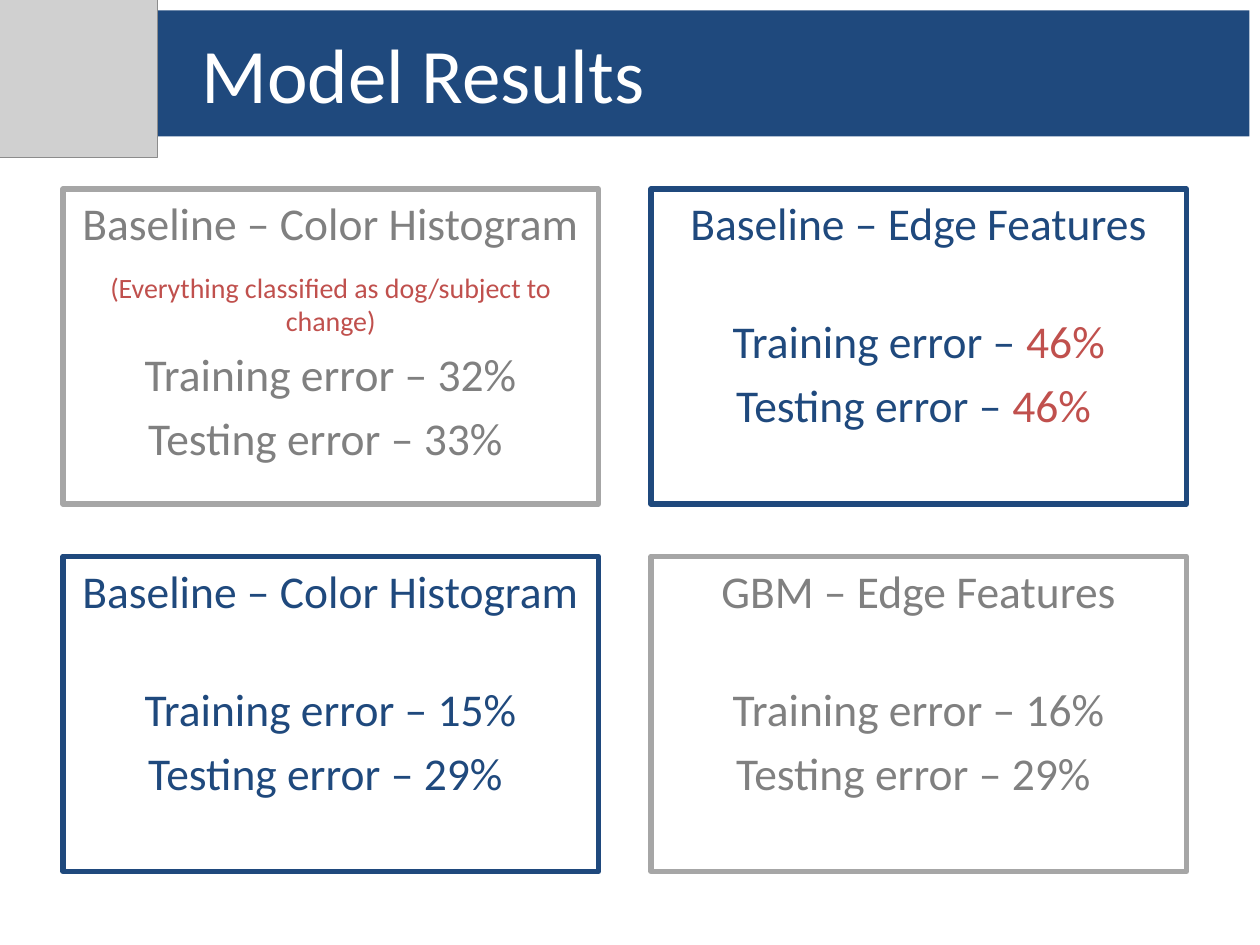
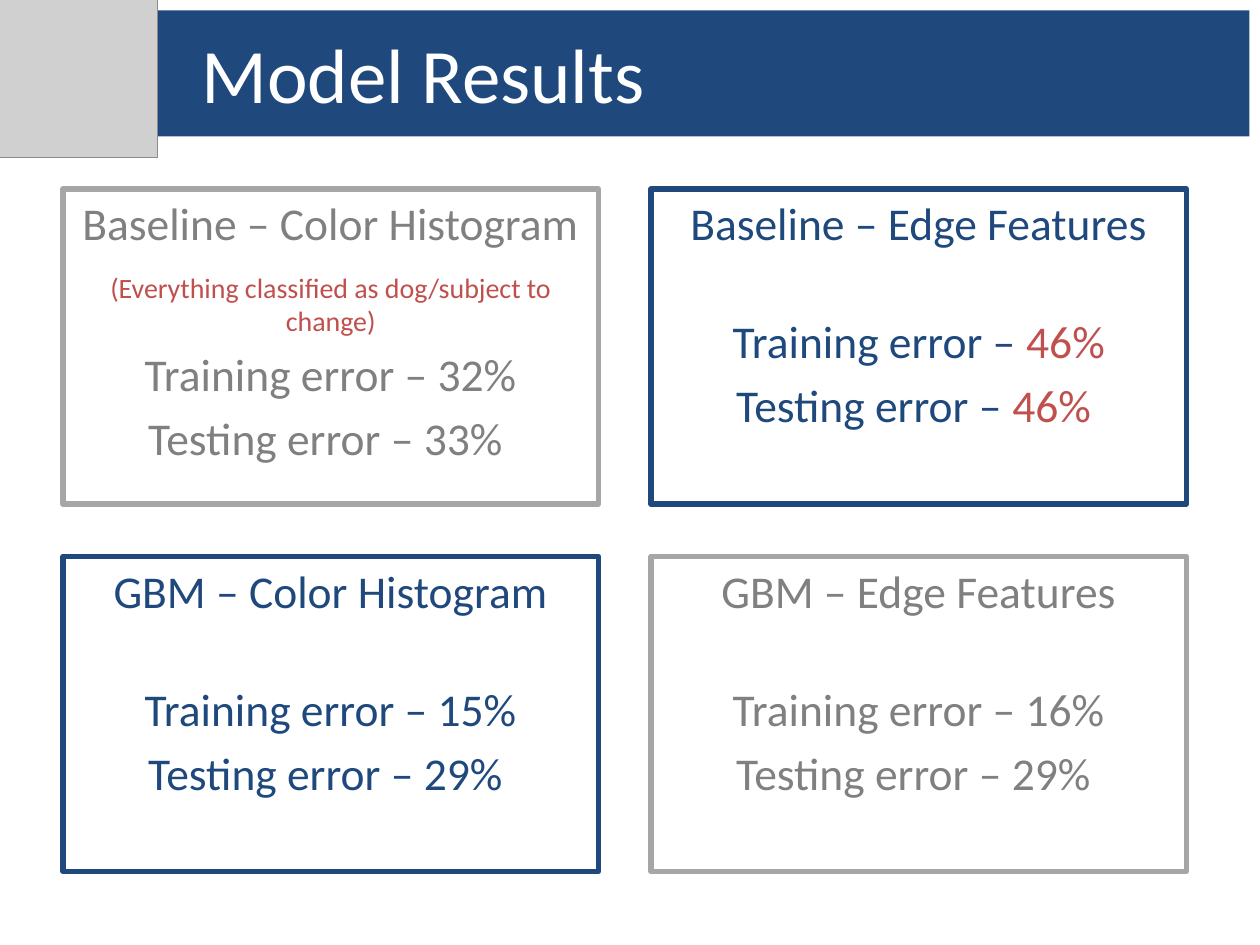
Before and after one commit to yueshengu/Predict-cats-and-dogs, a slide deck: slide 8 of Project3Group9.pptx. Drawn at 1260x945 pixels with LibreOffice and Linux fonts; fonts in the diff are those of the drawing; grey boxes stand for pictures. Boxes give left, top, right and bottom in pixels: in the first picture for what was removed or moved away, otherwise in the second. Text is boxed around its words. In the diff, an @@ line names an element or a change of style, - is before the commit and + after.

```diff
--- a/Project3Group9.pptx
+++ b/Project3Group9.pptx
@@ text in rectangle at [114,576,547,616]: text changed @@
-Baseline – Color Histogram
+GBM – Color Histogram
```
Also in this commit, not shown: 1 other slide changed.
